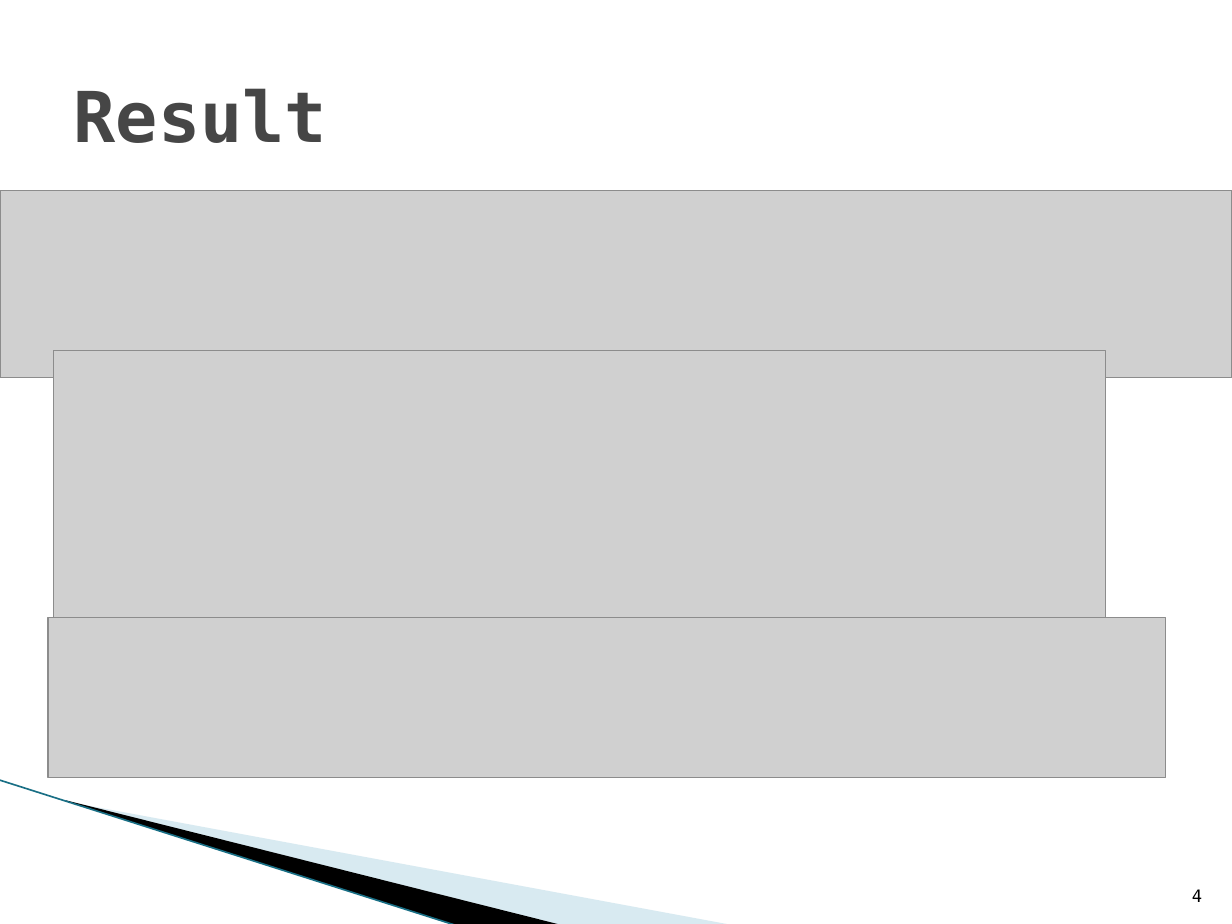
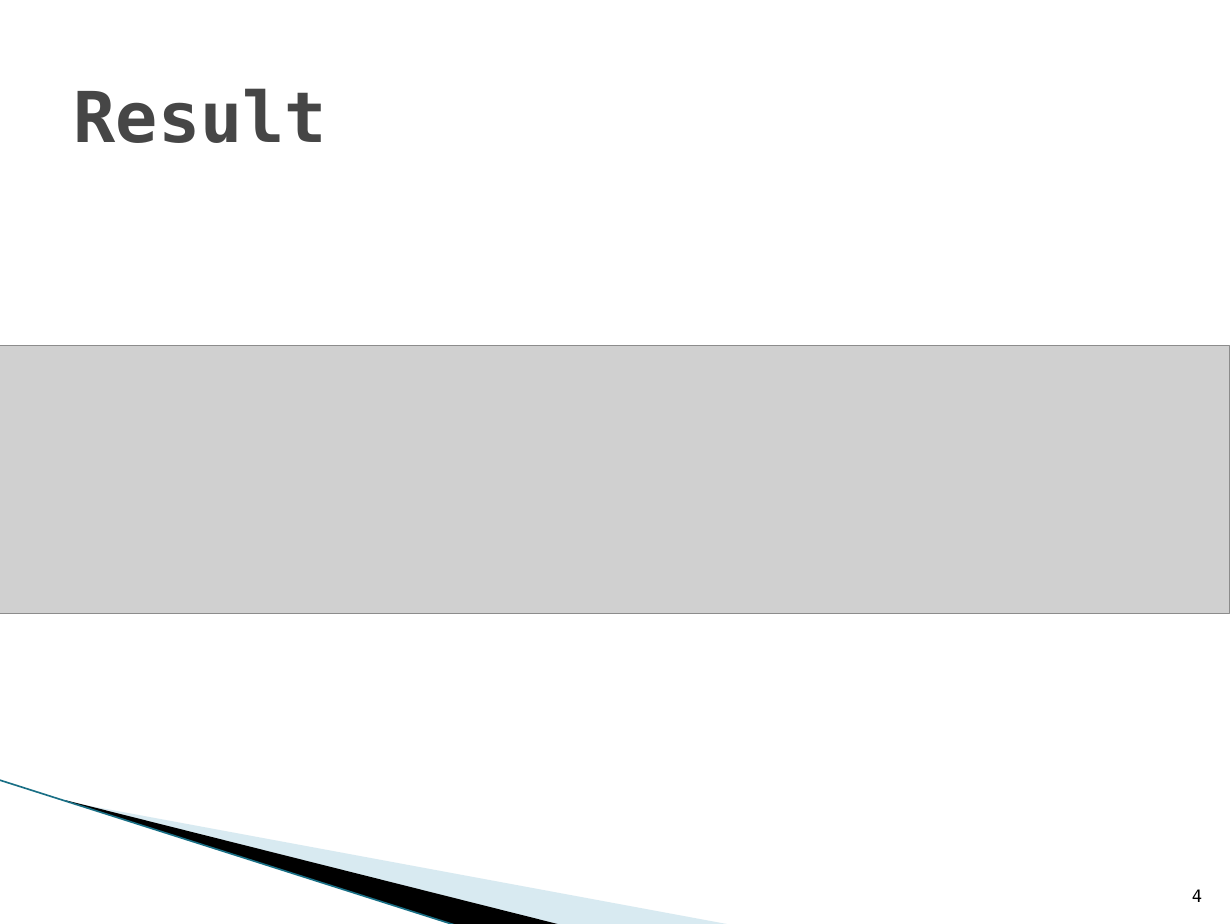
Before and after one commit to WoutV/OSS_1415, a slide deck: slide 4 of Presentatie/iteratie2.pptx. Drawn at 1232x924 pixels with LibreOffice and Linux fonts; fonts in the diff are those of the drawing; grey boxes stand for pictures; background and template pictures are left out. Boxes give left, top, right and bottom in pixels: in the first picture for what was removed or moved away, otherwise in the second. Text is boxed around its words. In the diff, an @@ line names an element or a change of style, - is before the commit and + after.

```diff
--- a/Presentatie/iteratie2.pptx
+++ b/Presentatie/iteratie2.pptx
@@ picture removed at [0, 191, 1232, 378] @@
@@ picture: place and size @@
-picture at [53, 350, 1105, 617]
+picture at [0, 346, 1230, 615]
@@ picture removed at [48, 617, 1165, 777] @@
```
Also in this commit, not shown: 4 other slides changed, 7 slides added, 5 slides removed.
